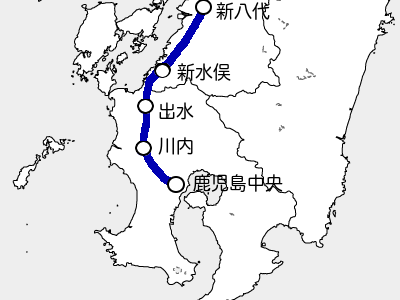
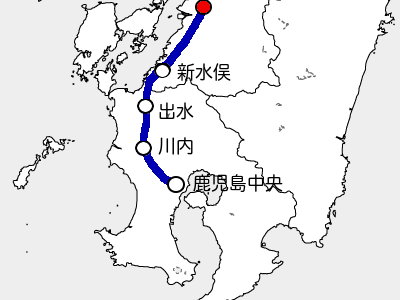
Layer changes from the first (400, 300) image to the second:
added layer "1" above "kyushu_08_shinyatsushiro" over box(197, 1, 210, 13)
hid "新八代" over box(216, 2, 270, 20)
